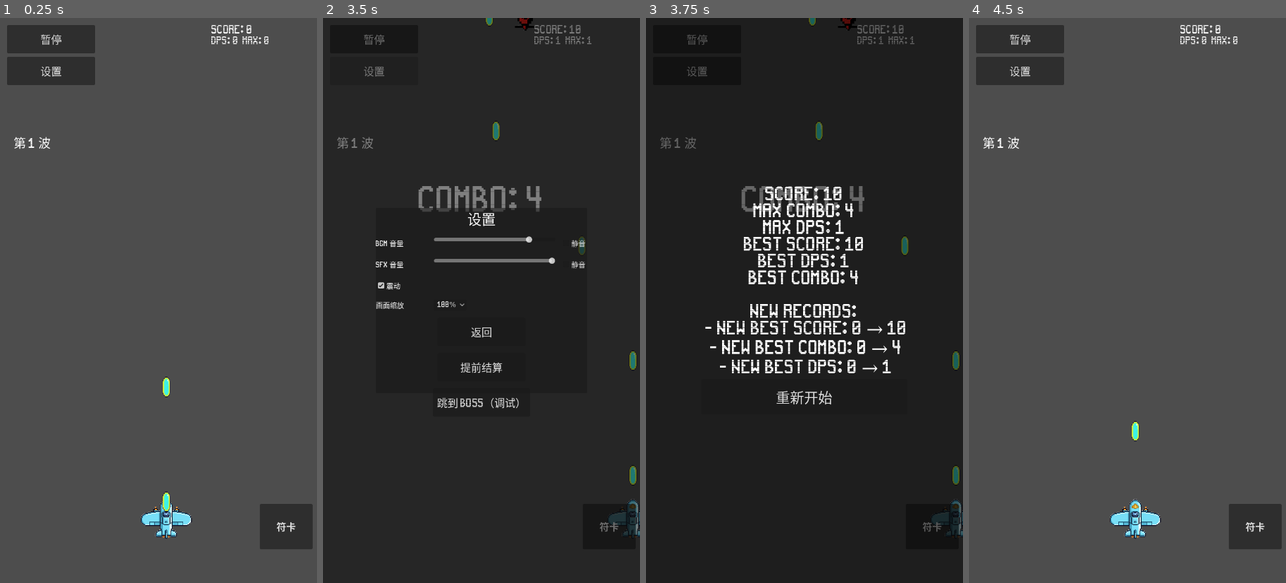
Above: before the commit, frames 1-4 (left to right).
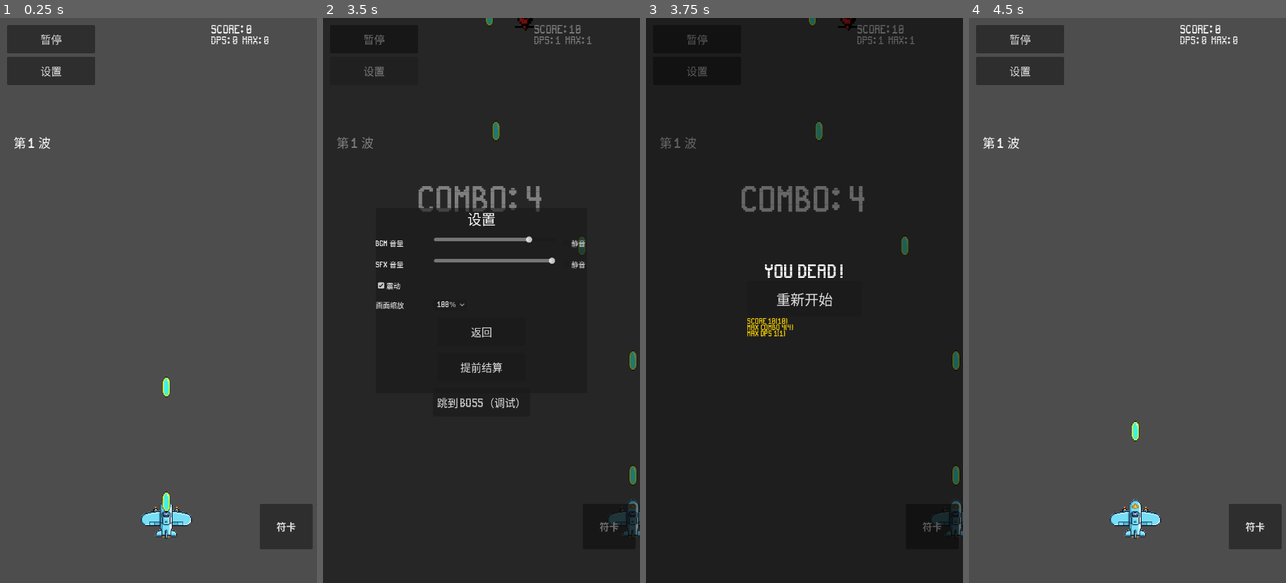
Above: after the commit, the same moments.

Repository: qingzhixing/plane-war
Game: Godot game, scene res://scenes/Main.tscn
Same seed, same stepped clock (60 frames per second), same inputs: the game is played once before the commit and once after it. Sound files missing from this copy of the repository are replaced by a short silence.
Inputs (mouse positions are in pixels of both pictures, inside the frame that each line leads up to):
- Up to frame 1 (0.25 s): no input
- Up to frame 2 (3.5 s): click "暂停" at 0.5 s; click "继续" at 1.25 s; tap Enter at 2 s; move the mouse to (551, 272) at 2.02 s; hold D 2.03-2.75 s; tap P at 2.1 s; click (551, 272) at 2.17 s; click "设置" at 2.75 s
- Up to frame 3 (3.75 s): click "提前结算" at 3.5 s
- Up to frame 4 (4.5 s): click "重新开始" at 4.25 s

Frames 1-2 are identical in both runs. In frame 3, 5.1% of the frame differs, in the area x 18-82%, y 29-69%; in frame 4, nothing differs.

Commit message:
🎨 UI: 结算分数/连击/DPS 显示当前值与历史最佳并高亮新纪录
Made-with: Cursor

Diff:
--- a/scripts/game_over.gd
+++ b/scripts/game_over.gd
@@ -6,7 +6,7 @@
 
 var _main: Node = null
 var _panel: ColorRect
-var _label: Label
+var _label: RichTextLabel
 var _continue_btn: Button
 var _restart_btn: Button
 var _main_menu_btn: Button
@@ -27,7 +27,15 @@
 		_panel = root.get_node_or_null("Panel") as ColorRect
 		var center := root.get_node_or_null("Center") as CenterContainer
 		var vbox := center.get_node_or_null("VBox") as VBoxContainer
-		_label = vbox.get_node_or_null("Label") as Label
+
+		# 尝试复用场景里的 Label；若类型不匹配则创建 RichTextLabel
+		_label = vbox.get_node_or_null("Label") as RichTextLabel
+		if _label == null:
+			_label = RichTextLabel.new()
+			_label.name = "SummaryLabel"
+			_label.bbcode_enabled = true
+			_label.fit_content = true
+			vbox.add_child(_label, true)
 		_continue_btn = vbox.get_node_or_null("ContinueButton") as Button
 		_restart_btn = vbox.get_node_or_null("RestartButton") as Button
 		_main_menu_btn = vbox.get_node_or_null("MainMenuButton") as Button
@@ -52,39 +60,31 @@
 		if _main.has_method("finalize_battle_records"):
 			diff = _main.finalize_battle_records()
 		var lines: Array[String] = []
-		var highlights: Array[String] = []
 		if _main.has_method("get_score"):
 			var s: int = _main.get_score()
-			lines.append("Score: %d" % s)
+			var best_s: int = _main.get_best_score() if _main.has_method("get_best_score") else s
+			var score_line := "Score %d(%d)" % [s, best_s]
 			if "score" in diff and diff["score"].get("is_new", false):
-				var old_s := int(diff["score"].get("old", 0))
-				highlights.append("New Best Score: %d → %d" % [old_s, s])
+				score_line = "[color=#ffd700]" + score_line + "[/color]"
+			lines.append(score_line)
 		if _main.has_method("get_max_combo"):
 			var mc: int = _main.get_max_combo()
-			lines.append("Max Combo: %d" % mc)
+			var best_c: int = _main.get_best_combo() if _main.has_method("get_best_combo") else mc
+			var combo_line := "Max Combo %d(%d)" % [mc, best_c]
 			if "combo" in diff and diff["combo"].get("is_new", false):
-				var old_c := int(diff["combo"].get("old", 0))
-				highlights.append("New Best Combo: %d → %d" % [old_c, mc])
+				combo_line = "[color=#ffd700]" + combo_line + "[/color]"
+			lines.append(combo_line)
 		if _main.has_method("get_max_dps"):
 			var md: float = _main.get_max_dps()
-			lines.append("Max DPS: %.0f" % md)
+			var best_d: float = _main.get_best_dps() if _main.has_method("get_best_dps") else md
+			var dps_line := "Max DPS %.0f(%.0f)" % [md, best_d]
 			if "dps" in diff and diff["dps"].get("is_new", false):
-				var old_d := float(diff["dps"].get("old", 0.0))
-				highlights.append("New Best DPS: %.0f → %.0f" % [old_d, md])
-		if _main.has_method("get_best_score"):
-			lines.append("Best Score: %d" % _main.get_best_score())
-		if _main.has_method("get_best_dps"):
-			lines.append("Best DPS: %.0f" % _main.get_best_dps())
-		if _main.has_method("get_best_combo"):
-			lines.append("Best Combo: %d" % _main.get_best_combo())
-		if not highlights.is_empty():
-			lines.append("")
-			lines.append("New Records:")
-			for h in highlights:
-				lines.append(" - " + h)
+				dps_line = "[color=#ffd700]" + dps_line + "[/color]"
+			lines.append(dps_line)
 		if lines.is_empty():
 			lines.append("Battle Summary")
-		_label.text = "\n".join(lines)
+		_label.bbcode_enabled = true
+		_label.bbcode_text = "\n".join(lines)
 	# 新规则下不再提供“继续游玩”
 	if _continue_btn != null:
 		_continue_btn.visible = false
